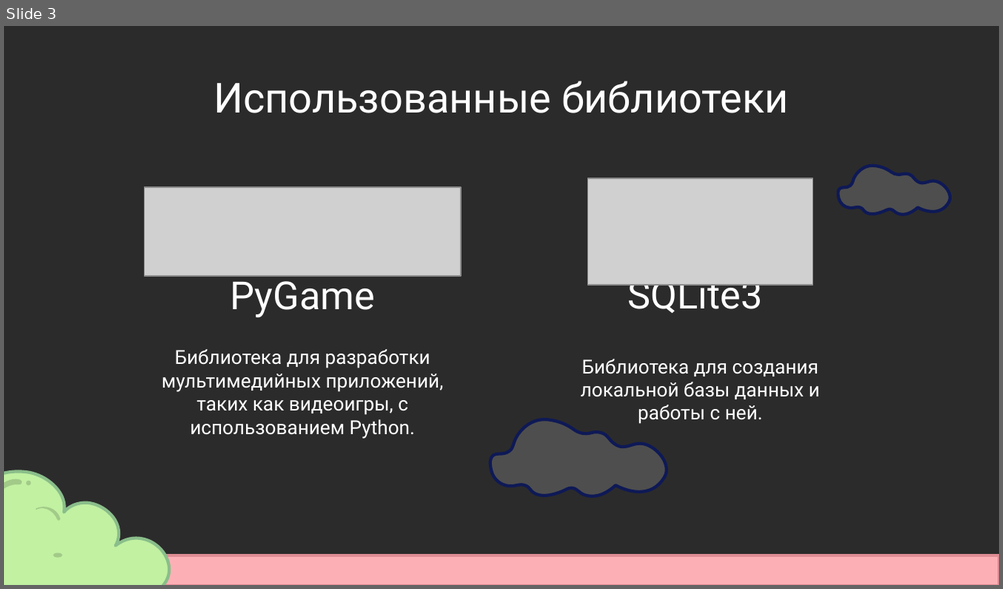
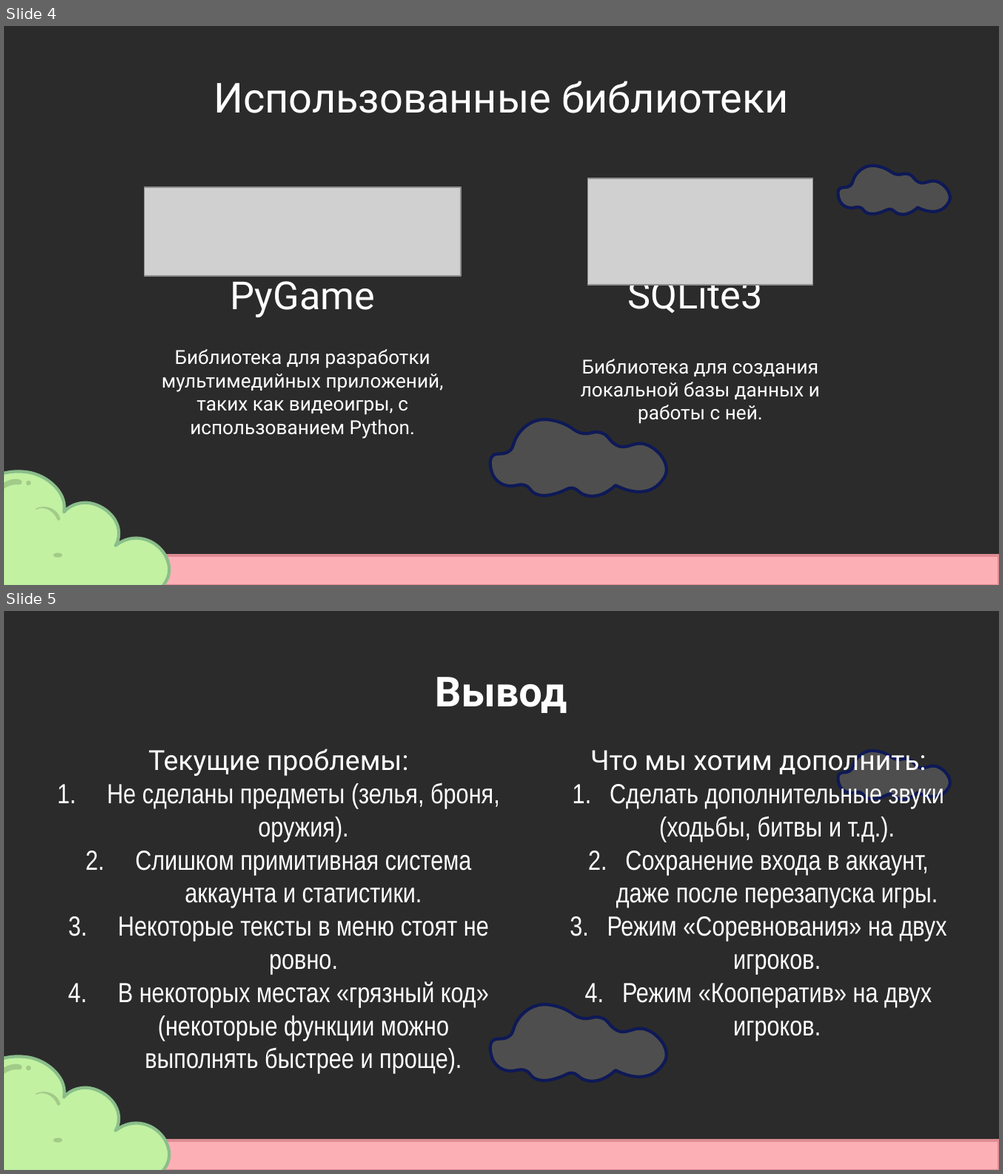
Before and after one commit to Atrax7/Necromanser-Gate, a slide deck: Презентация.pptx. Shown one above the other, each under a label of ours: slide 3 before the commit, slides 4 and 5 after it. The pictures are 1003x589 and 1003x1174 pixels, drawn with LibreOffice and Linux fonts; fonts in the diff are those of the drawing; grey boxes stand for pictures; background and template pictures are left out; a plain dark background stands for a picture behind light text. Boxes give left, top, right and bottom in pixels: in the first picture for what was removed or moved away, otherwise in the second. Text is boxed around its words. In the diff, an @@ line names an element or a change of style, - is before the commit and + after.

```diff
--- a/Презентация.pptx
+++ b/Презентация.pptx
@@ slide 5 added at [4,611,999,1170], background picture (left out); not listed: 8 template elements that a slide beside it also shows @@
@@ title added at [435,677,567,713], 30 pt, text #FFFFFF, bold @@
+Вывод
@@ text added at [107,749,500,1074], 20 pt, text #FFFFFF @@
+Текущие проблемы:
+1. Не сделаны предметы (зелья, броня, оружия).
+2. Слишком примитивная система аккаунта и статистики.
+3. Некоторые тексты в меню стоят не ровно.
+4. В некоторых местах «грязный код» (некоторые функции можно выполнять быстрее и проще).
@@ subtitle added at [590,749,947,1041], 20 pt, text #FFFFFF @@
+Что мы хотим дополнить:
+1. Сделать дополнительные звуки (ходьбы, битвы и т.д.).
+2. Сохранение входа в аккаунт, даже после перезапуска игры.
+3. Режим «Соревнования» на двух игроков.
+4. Режим «Кооператив» на двух игроков.
@@ what was slide 3 is now slide 4 @@
```
Also in this commit, not shown: 1 slide changed, 1 other slide added, 1 slide removed, 2 other files.
